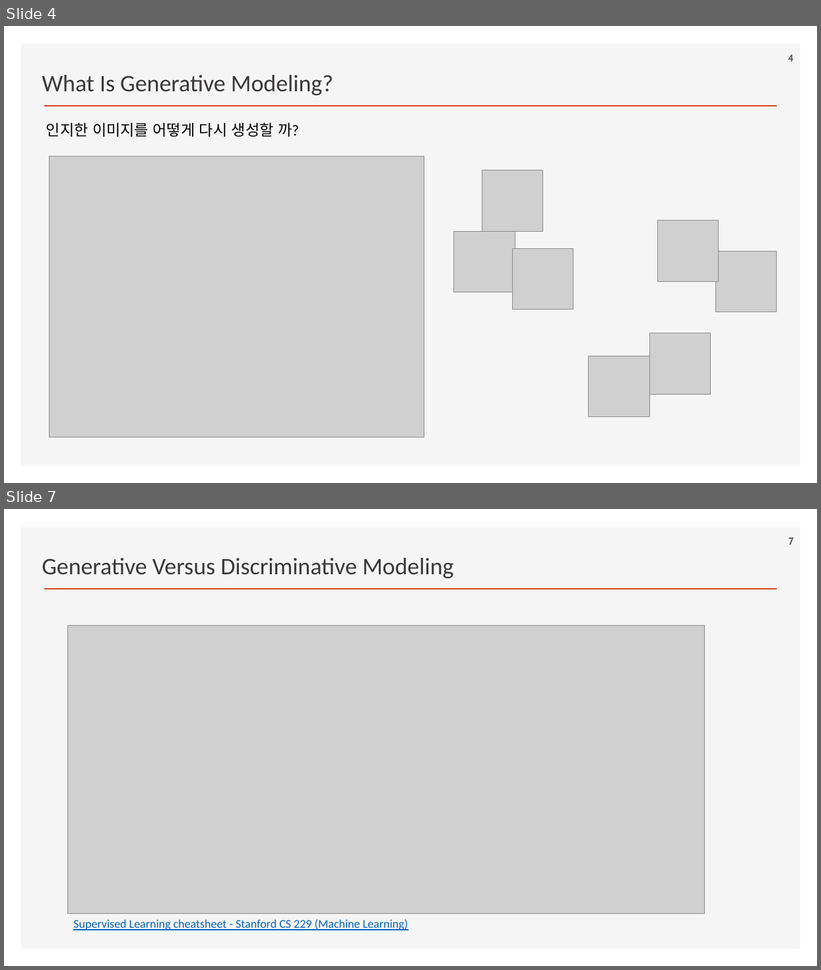
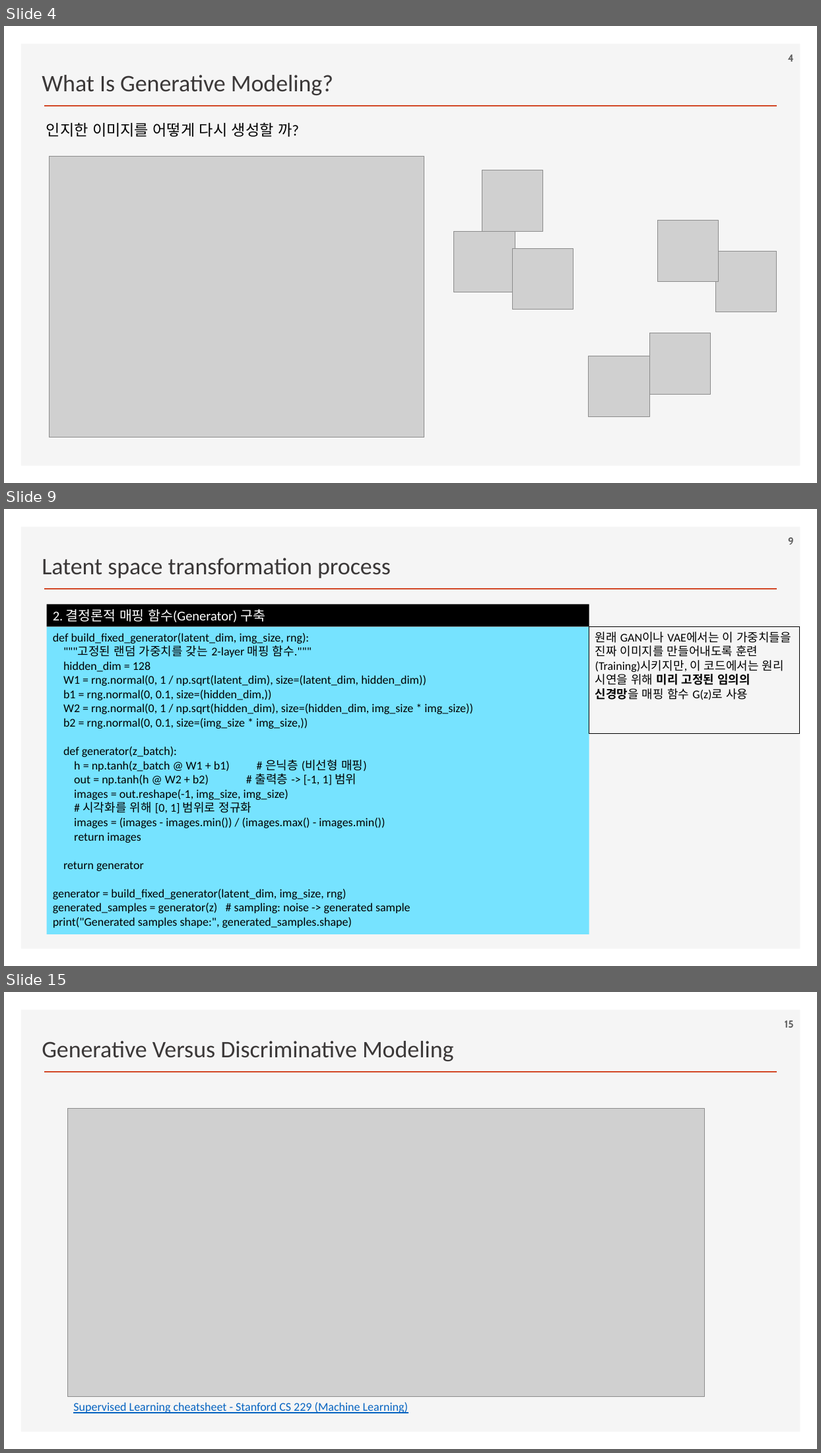
Before and after one commit to ancestor9/2026_Fall_Generative-Deep-Learning, a slide deck: Chapter 01 Generative Deep Learning.pptx. Shown one above the other, each under a label of ours: slides 4 and 7 before the commit, slides 4, 9 and 15 after it; the slides between them are not shown. The pictures are 821x970 and 821x1453 pixels, drawn with LibreOffice and Linux fonts; fonts in the diff are those of the drawing; grey boxes stand for pictures; background and template pictures are left out. Boxes give left, top, right and bottom in pixels: in the first picture for what was removed or moved away, otherwise in the second. Text is boxed around its words. In the diff, an @@ line names an element or a change of style, - is before the commit and + after.

```diff
--- a/Chapter 01 Generative Deep Learning.pptx
+++ b/Chapter 01 Generative Deep Learning.pptx
@@ slide 9 added at bbox=[4, 509, 817, 966], background #FFFFFF; not listed: 2 template elements that a slide beside it also shows @@
@@ page number added at bbox=[788, 537, 794, 545], 12 pt, text #595959, bold @@
+9
@@ text added at bbox=[42, 558, 391, 578], 28 pt, text #3B3838 @@
+Latent space transformation process
@@ rectangle added at bbox=[47, 604, 589, 626], fill #000000, 16 pt, text #FFFFFF @@
+2. 결정론적 매핑 함수(Generator) 구축
@@ rectangle added at bbox=[47, 626, 589, 935], fill #76E3FF, 14 pt, text #000000 @@
+def build_fixed_generator(latent_dim, img_size, rng):
+"""고정된 랜덤 가중치를 갖는 2-layer 매핑 함수."""
+hidden_dim = 128
+W1 = rng.normal(0, 1 / np.sqrt(latent_dim), size=(latent_dim, hidden_dim))
+b1 = rng.normal(0, 0.1, size=(hidden_dim,))
+W2 = rng.normal(0, 1 / np.sqrt(hidden_dim), size=(hidden_dim, img_size * img_size))
+b2 = rng.normal(0, 0.1, size=(img_size * img_size,))
+def generator(z_batch):
+h = np.tanh(z_batch @ W1 + b1) # 은닉층 (비선형 매핑)
+out = np.tanh(h @ W2 + b2) # 출력층 -> [-1, 1] 범위
+images = out.reshape(-1, img_size, img_size)
+# 시각화를 위해 [0, 1] 범위로 정규화
+images = (images - images.min()) / (images.max() - images.min())
+return images
+return generator
+generator = build_fixed_generator(latent_dim, img_size, rng)
+generated_samples = generator(z) # sampling: noise -> generated sample
+print("Generated samples shape:", generated_samples.shape)
@@ rectangle added at bbox=[589, 626, 800, 733], outline #000000 0.75 pt, 14 pt, text #000000 @@
+원래 GAN이나 VAE에서는 이 가중치들을 진짜 이미지를 만들어내도록 훈련(Training)시키지만, 이 코드에서는 원리 시연을 위해 미리 고정된 임의의 신경망을 매핑 함수 G(z)로 사용
@@ what was slide 7 is now slide 15 @@
@@ page number at bbox=[785, 1020, 794, 1028]: text changed @@
-7
+15
```
Also in this commit, not shown: 2 slides changed, 7 other slides added.
